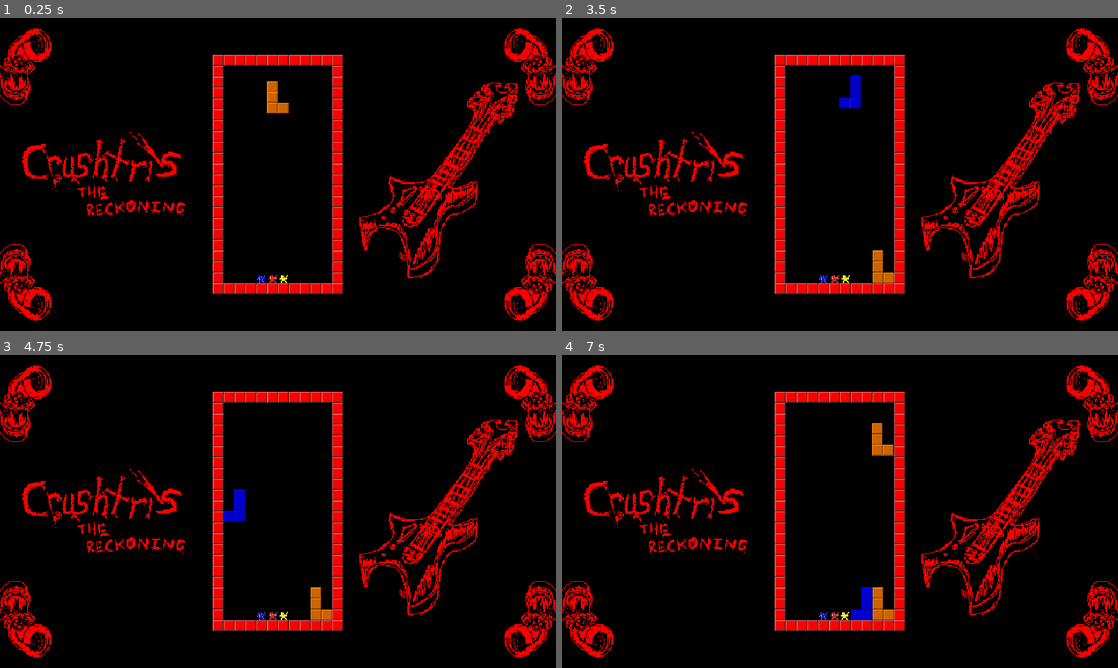
Above: before the commit, frames 1-4 (two rows, left to right).
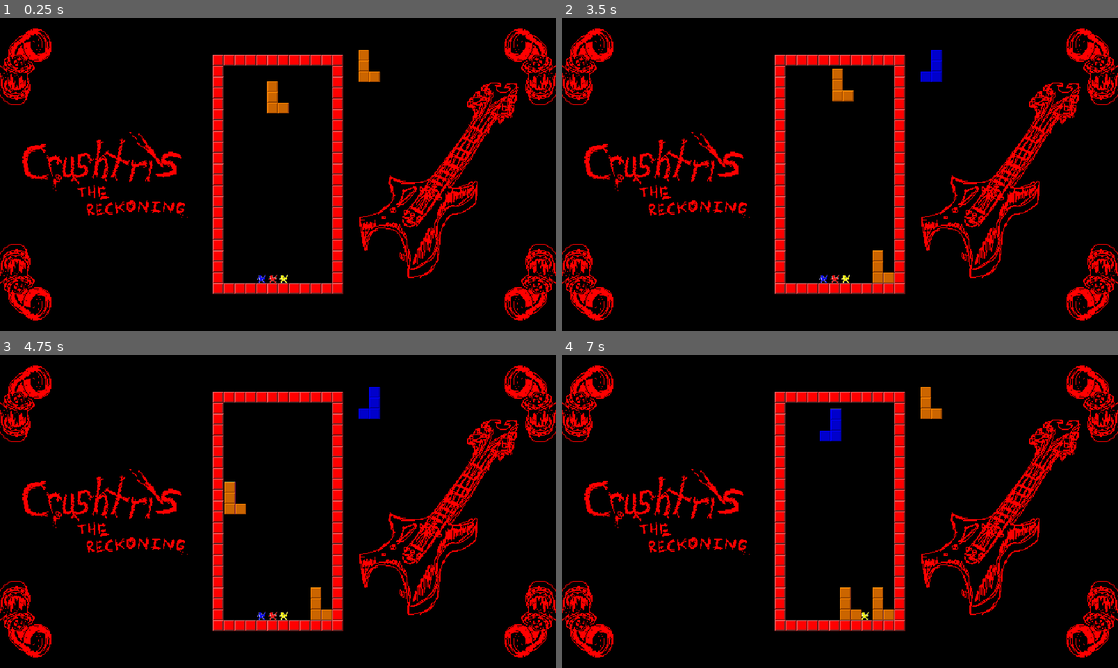
Above: after the commit, the same moments.

Repository: Galitie/mini-tyler-games
Game: Godot game, scene res://crushris/crushris.tscn
Same seed, same stepped clock (60 frames per second), same inputs: the game is played once before the commit and once after it. This scene is started directly instead of the project's main scene. Video files are missing from this copy of the repository; at most half a second of black plays in their place.
Inputs (mouse positions are in pixels of both pictures, inside the frame that each line leads up to):
- Up to frame 1 (0.25 s): no input
- Up to frame 2 (3.5 s): move the mouse to (962, 158) at 0.52 s; hold Right (move_piece_right) 0.53-1.28 s; move the mouse to (728, 190) at 1.27 s; hold Escape (go_back) 1.28-2.03 s; move the mouse to (895, 105) at 2.02 s; hold Right (move_piece_right) from 2.03 s (still down); move the mouse to (812, 237) at 2.77 s
- Up to frame 3 (4.75 s): move the mouse to (444, 558) at 3.52 s; release Right (move_piece_right) at 3.53 s; hold Left (move_piece_left) from 3.53 s (still down); move the mouse to (111, 464) at 4.27 s
- Up to frame 4 (7 s): move the mouse to (867, 511) at 5.02 s; release Left (move_piece_left) at 5.03 s; hold Escape (go_back) 5.03-5.78 s; move the mouse to (756, 433) at 5.77 s; hold Right (move_piece_right) from 5.78 s (still down); move the mouse to (962, 495) at 6.52 s

The runs differ from the first frame. In frame 1, 0.3% of the frame differs, in the area x 64-69%, y 10-21%; in frame 2, 0.8%; in frame 3, 0.7%; in frame 4, 1.3%, in the area x 46-69%, y 10-85%.

Commit message:
Decreased piece movement speed. Increased player speed. Added piece preview

Diff:
--- a/crushris/crushris.gd
+++ b/crushris/crushris.gd
@@ -12,6 +12,8 @@
 	load("res://crushris/t_piece.tscn")
 ]
 
+var next_piece: Piece = null
+
 const TILE_SIZE: int = 25
 const MAX_COLUMNS: int = 10
 const MAX_ROWS: int = 20
@@ -20,16 +22,19 @@
 const BOTTOM_LEFT_ROW_ORIGIN: Vector2 = Vector2(515, 585)
 
 const PIECE_FALL_SPEED: float = 140
-const PIECE_HORIZONTAL_SPEED: float = 350
+const PIECE_HORIZONTAL_SPEED: float = 200
 var piece_destination: Vector2 = Vector2.ZERO
 
 var active_piece: Piece = null
 
-var snap_timer: int = 0
-var snap_timer_length: int = 18
+var snap_timer: float = 0
+var snap_timer_length: float = 0.4
 
-var block_killer_timer: int = 0
-var block_killer_timer_length: int = 5
+var block_killer_timer: float = 0
+var block_killer_timer_length: float = 0.1
+
+var move_timer: float = 0
+var move_timer_length: float = 0.2
 
 const WORLD_COLLISION_LAYER: int = 1
 
@@ -45,16 +50,22 @@
 var zoom_weight: float = 5
 
 func spawn_piece() -> void:
-	var piece_instance = piece_scenes.pick_random().instantiate()
+	var piece_instance = next_piece.duplicate()
 	add_child(piece_instance)
 	piece_instance.position = PIECE_SPAWN_POINT - piece_instance.origin_point
 	active_piece = piece_instance
 	piece_destination = active_piece.position
 
+	next_piece = piece_scenes.pick_random().instantiate()
+	if $piece_preview.get_child_count() > 0:
+		$piece_preview.get_child(0).queue_free()
+	$piece_preview.add_child(next_piece)
+
 func _ready() -> void:
 	for player in get_tree().get_nodes_in_group("players"):
 		player.connect("player_killed", _on_player_killed)
 
+	next_piece = piece_scenes.pick_random().instantiate()
 	spawn_piece()
 
 func _physics_process(delta) -> void:
@@ -62,7 +73,7 @@
 		camera.zoom = camera.zoom.lerp(Vector2(2, 2), zoom_weight * delta)
 
 	if death_row.size() != 0:
-		block_killer_timer += 1
+		block_killer_timer += 1 * delta
 		if block_killer_timer >= block_killer_timer_length:
 			var block: Block = death_row.pop_back()
 			if block != null:
@@ -89,13 +100,19 @@
 			if Input.is_action_just_pressed("rotate_piece_right"):
 				active_piece.turn(PI / 2)
 
-			if Input.is_action_pressed("move_piece_left"):
+			if move_timer > 0:
+				move_timer -= 1 * delta
+			else:
+				move_timer = 0
+			if Input.is_action_pressed("move_piece_left") && move_timer == 0:
 				if active_piece.global_position.x == piece_destination.x:
 					if !active_piece.check_contact(Vector2(-TILE_SIZE, 0)):
+						move_timer = move_timer_length
 						piece_destination.x = active_piece.position.x - TILE_SIZE
-			if Input.is_action_pressed("move_piece_right"):
+			if Input.is_action_pressed("move_piece_right") && move_timer == 0:
 				if active_piece.global_position.x == piece_destination.x:
 					if !active_piece.check_contact(Vector2(TILE_SIZE, 0)):
+						move_timer = move_timer_length
 						piece_destination.x = active_piece.position.x + TILE_SIZE
 
 		if !active_piece.check_contact(Vector2(0, PIECE_FALL_SPEED * delta)):
@@ -105,7 +122,7 @@
 		else:
 			active_piece.position.y = snap_piece_position(active_piece.position).y
 			active_piece.set_linear_velocity(Vector2.ZERO)
-			snap_timer += 1
+			snap_timer += 1 * delta
 
 		if snap_timer >= snap_timer_length:
 			active_piece.position = snap_piece_position(active_piece.position)
--- a/crushris/crushris.tscn
+++ b/crushris/crushris.tscn
@@ -64,6 +64,7 @@
 
 [node name="rockman" parent="." groups=["players"] instance=ExtResource("5_8wb2y")]
 position = Vector2(628, 598)
+controller_port = 1
 color = Color(1, 0, 0, 1)
 
 [node name="rockman2" parent="." groups=["players"] instance=ExtResource("5_8wb2y")]
@@ -94,3 +95,6 @@
 
 [node name="camera" type="Camera2D" parent="."]
 offset = Vector2(640, 360)
+
+[node name="piece_preview" type="Node2D" parent="."]
+position = Vector2(850, 123)
--- a/crushris/rockman.gd
+++ b/crushris/rockman.gd
@@ -1,6 +1,6 @@
 extends CharacterBody2D
 
-const SPEED: float = 150.0
+const SPEED: float = 250.0
 const JUMP_VELOCITY: float = -450.0
 
 var gravity: float = ProjectSettings.get_setting("physics/2d/default_gravity")
